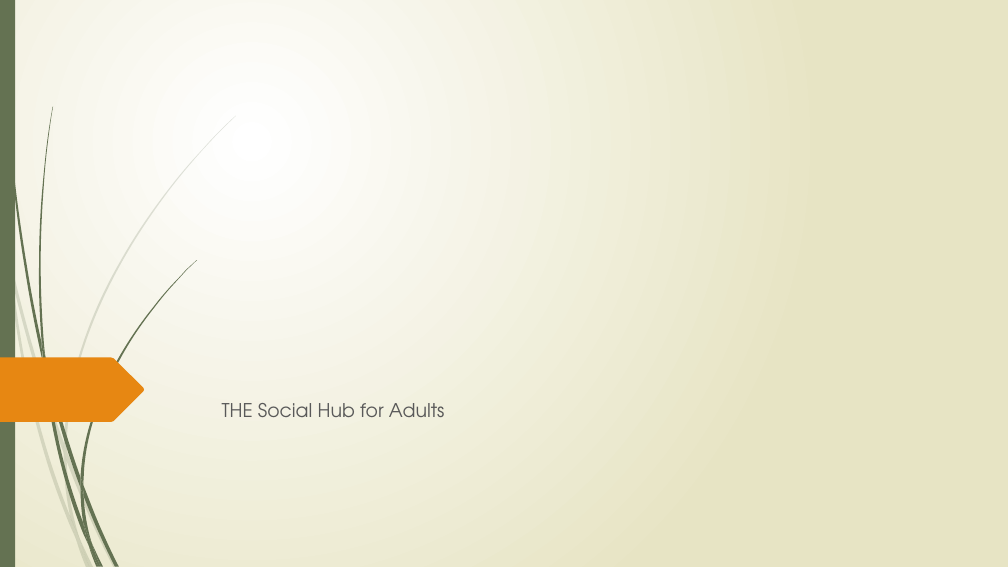
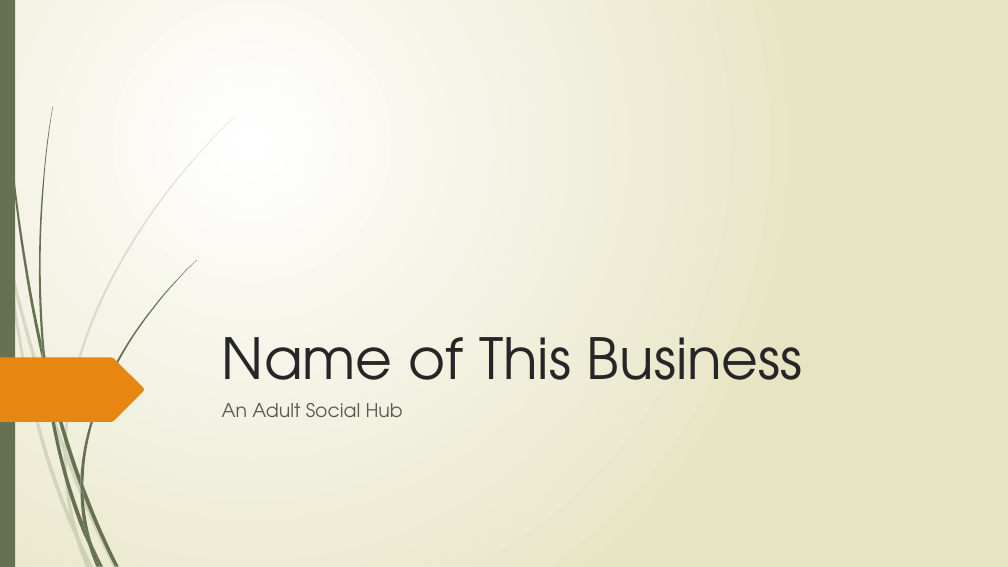
Before and after one commit to tieje/dogen, a slide deck: slide 1 of Presentation/SocialHub_FrancisT_06_23_2020.pptx. Drawn at 1008x567 pixels with LibreOffice and Linux fonts; fonts in the diff are those of the drawing. Boxes give left, top, right and bottom in pixels: in the first picture for what was removed or moved away, otherwise in the second. Text is boxed around its words. In the diff, an @@ line names an element or a change of style, - is before the commit and + after.

```diff
--- a/Presentation/SocialHub_FrancisT_06_23_2020.pptx
+++ b/Presentation/SocialHub_FrancisT_06_23_2020.pptx
@@ title added at (x1=222, y1=337, x2=803, y2=405), 54 pt, text #262626 @@
+Name of This Business
@@ subtitle at (x1=222, y1=403, x2=403, y2=417): text changed @@
-THE Social Hub for Adults
+An Adult Social Hub
```
Also in this commit, not shown: 16 slides added, 1 other file.
